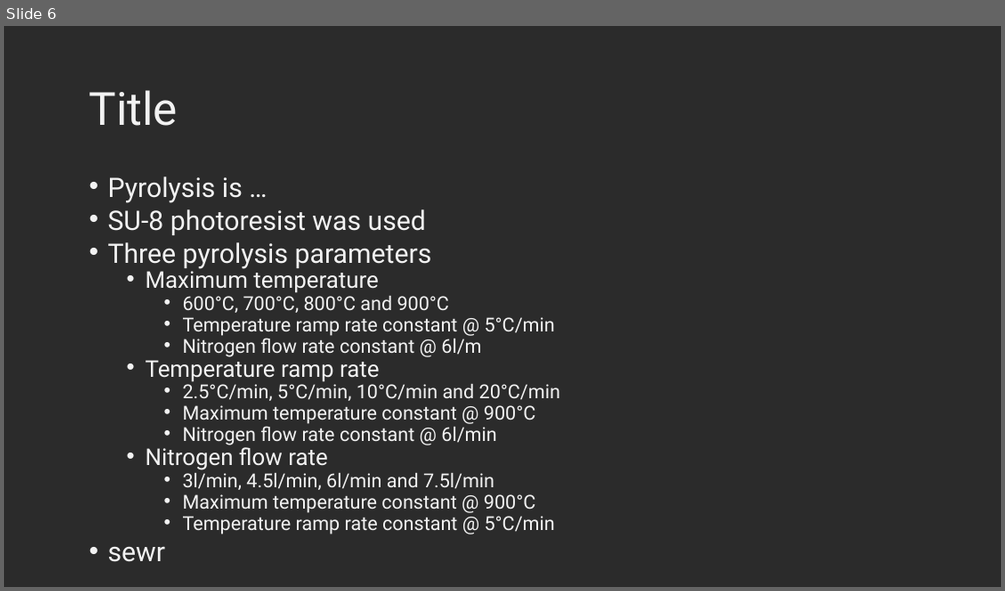
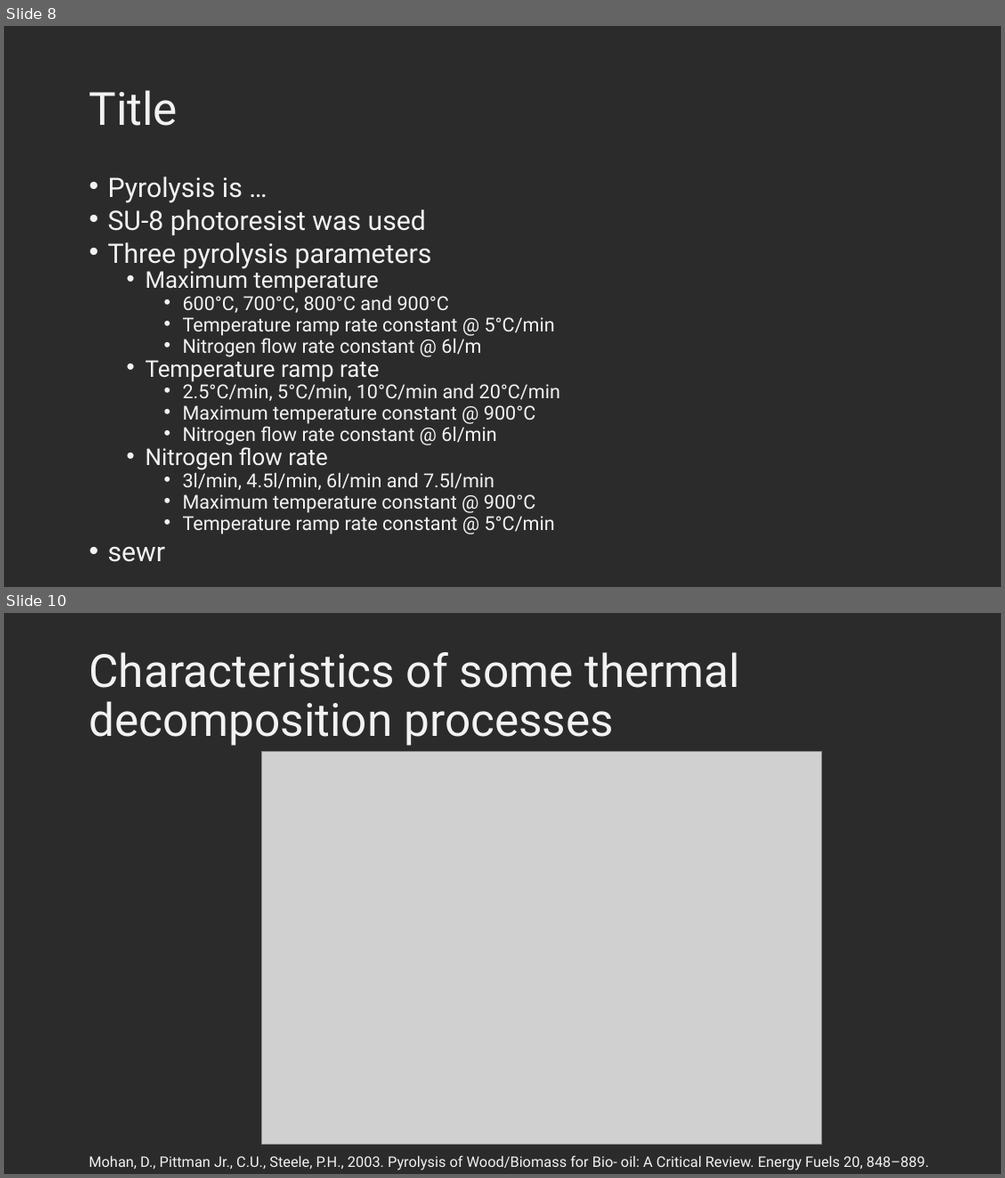
Before and after one commit to KiraSensei13/MNT_ITESM_Thesis, a slide deck: Shared_A01212611/Slides/GroupMeeting001_pyrolysisProcessParameters.pptx. Shown one above the other, each under a label of ours: slide 6 before the commit, slides 8 and 10 after it; the slides between them are not shown. The pictures are 1005x591 and 1005x1178 pixels, drawn with LibreOffice and Linux fonts; fonts in the diff are those of the drawing; grey boxes stand for pictures; background and template pictures are left out; a plain dark background stands for a picture behind light text. Boxes give left, top, right and bottom in pixels: in the first picture for what was removed or moved away, otherwise in the second. Text is boxed around its words. In the diff, an @@ line names an element or a change of style, - is before the commit and + after.

```diff
--- a/Shared_A01212611/Slides/GroupMeeting001_pyrolysisProcessParameters.pptx
+++ b/Shared_A01212611/Slides/GroupMeeting001_pyrolysisProcessParameters.pptx
@@ slide 10 added at bbox=[4, 613, 1001, 1174], background picture (left out) @@
@@ title added at bbox=[89, 652, 740, 746], 44 pt, text #F2F2F2 @@
+Characteristics of some thermal decomposition processes
@@ picture added at bbox=[261, 751, 821, 1144] @@
@@ text added at bbox=[89, 1155, 929, 1170], 14 pt, text #F2F2F2 @@
+Mohan, D., Pittman Jr., C.U., Steele, P.H., 2003. Pyrolysis of Wood/Biomass for Bio- oil: A Critical Review. Energy Fuels 20, 848–889.
@@ what was slide 6 is now slide 8 @@
```
Also in this commit, not shown: 2 slides changed, 5 other slides added, 2 other files.
